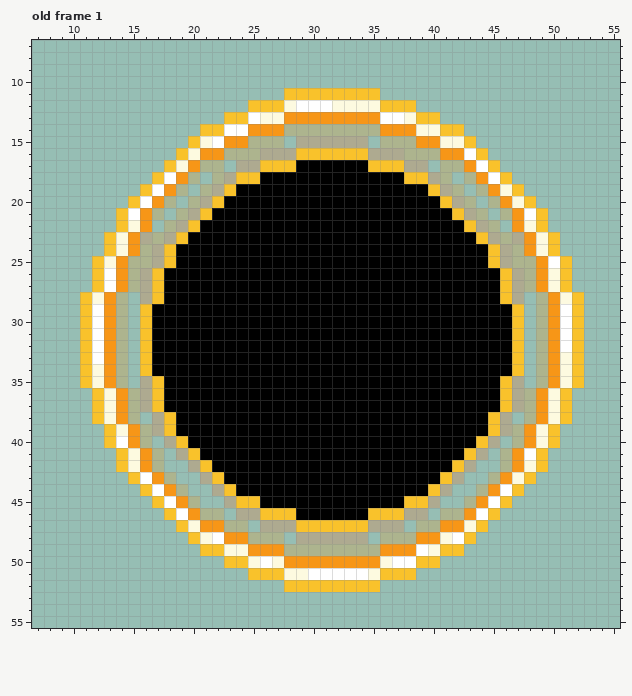
Two states of a pixel-art file, games/Phaser-Snake-Game/public/assets/sprites/blackHole.aseprite. The picture above is the old version.
64x64 pixels, 1 frame. Shown: old frame 1: x 7..55, y 7..55. The commit also changed other frames, which this record leaves out.
After:
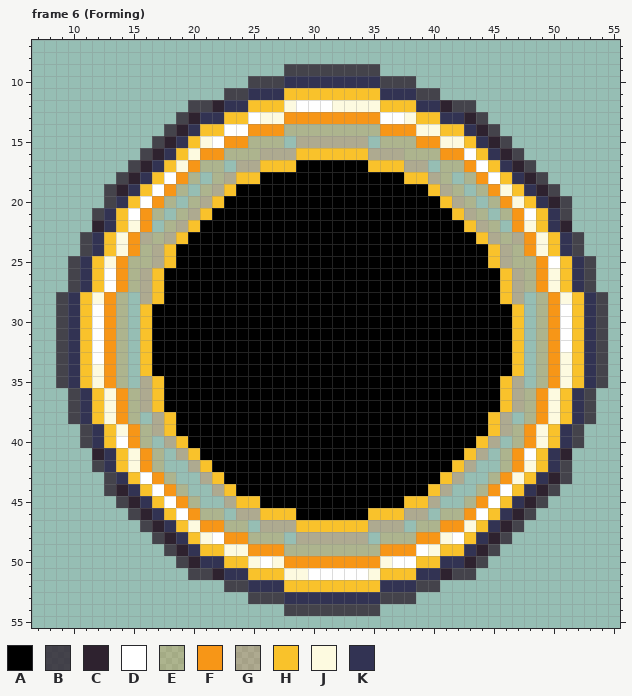
Palette (. is transparent): A #000000  B #2e222fc9  C #2e222f  D #ffffff  E #f796173d  F #f79617  G #fb6b1d3d  H #f9c22b  J #fdfae0  K #323353
A new or re-ordered frame is compared with the old frame closest to it.
The exact change:
frames 1 -> 12
Changed rows in their new state; - is an unchanged pixel.
Frame 6 (Forming) is new; against old frame 1, layer "edge":
first column x 9:
 9 -------------------BBBBBBBB-------------------
10 ----------------BBBKKKKKKKKBBB----------------
11 --------------BBKKK--------KKKBB--------------
12 -----------BBCKK--------------KKCBB-----------
13 ----------BCKK------------------KKCB----------
14 ---------BCK----------------------KCB---------
15 --------BCK------------------------KCB--------
16 -------BCK--------------------------KCB-------
17 ------BCK----------------------------KCB------
18 -----BCK------------------------------KCB-----
19 ----BCK--------------------------------KCB----
20 ----BK----------------------------------KCB---
21 ---BK------------------------------------KB---
22 ---CK------------------------------------KC---
23 --BK--------------------------------------KB--
24 --BK--------------------------------------KB--
25 -BK----------------------------------------KB-
26 -BK----------------------------------------KB-
27 -BK----------------------------------------KB-
28 BK------------------------------------------KB
29 BK------------------------------------------KB
30 BK------------------------------------------KB
31 BK------------------------------------------KB
32 BK------------------------------------------KB
33 BK------------------------------------------KB
34 BK------------------------------------------KB
35 BK------------------------------------------KB
36 -BK----------------------------------------KB-
37 -BK----------------------------------------KB-
38 -BK----------------------------------------KB-
39 --BK--------------------------------------KB--
40 --BK--------------------------------------KB--
41 ---CK------------------------------------KC---
42 ---BK------------------------------------KB---
43 ----BK----------------------------------KCB---
44 ----BCK--------------------------------KCB----
45 -----BCK------------------------------KCB-----
46 ------BCK----------------------------KCB------
47 -------BCK--------------------------KCB-------
48 --------BCK------------------------KCB--------
49 ---------BCK----------------------KCB---------
50 ----------BCKK------------------KKCB----------
51 -----------BBCKK--------------KKCBB-----------
52 --------------BBKKK--------KKKBB--------------
53 ----------------BBBKKKKKKKKBBB----------------
54 -------------------BBBBBBBB-------------------
Boxes around the changes in both pictures, in picture pixels (x1, y1, x2, y2):
added: (56, 64, 608, 616)
